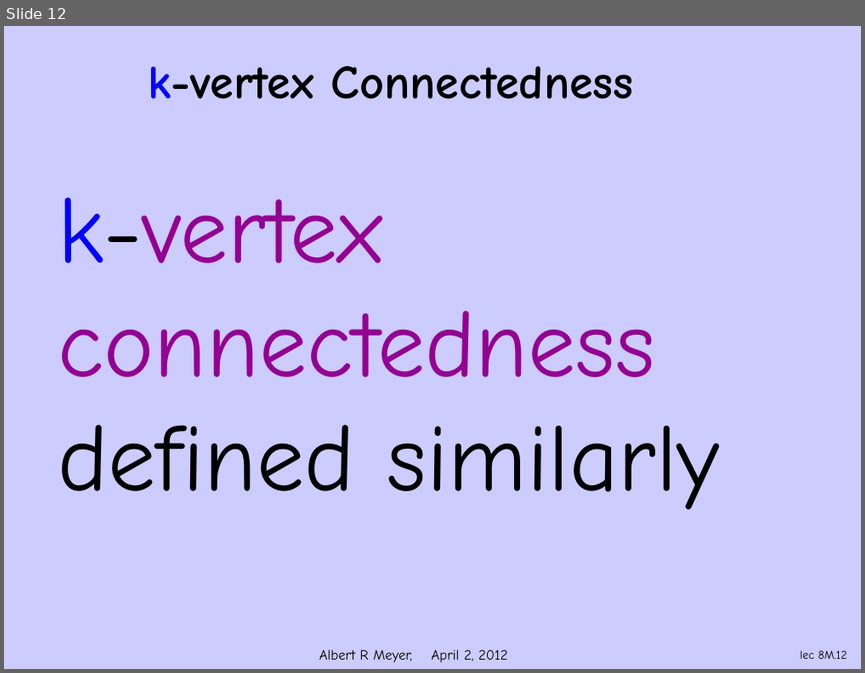
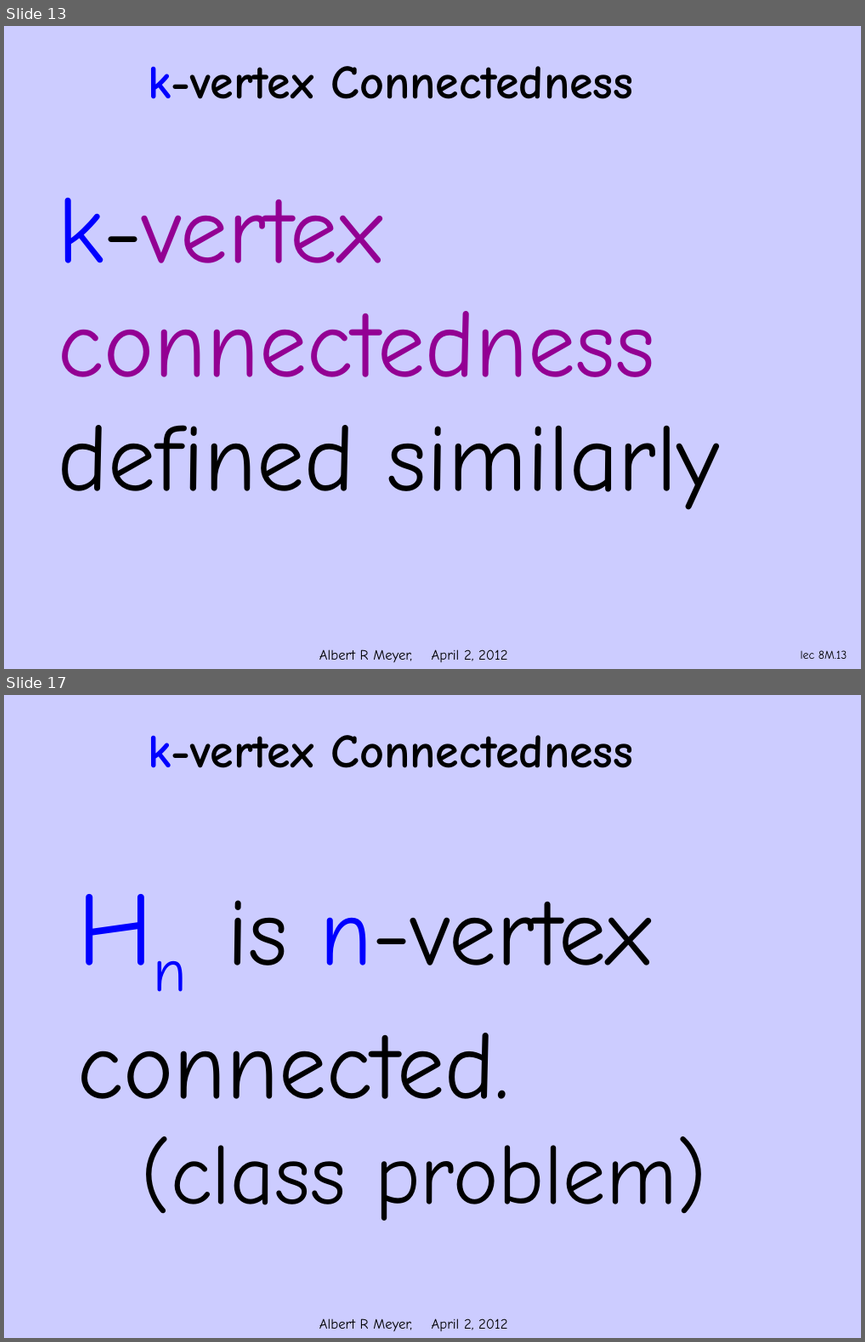
Before and after one commit to armeyer/mcs_web, a slide deck: spring12/slidesS12/simple-k-connect.pptx. Shown one above the other, each under a label of ours: slide 12 before the commit, slides 13 and 17 after it; the slides between them are not shown. The pictures are 865x673 and 865x1342 pixels, drawn with LibreOffice and Linux fonts; fonts in the diff are those of the drawing; background and template pictures are left out. Boxes give left, top, right and bottom in pixels: in the first picture for what was removed or moved away, otherwise in the second. Text is boxed around its words. In the diff, an @@ line names an element or a change of style, - is before the commit and + after.

```diff
--- a/spring12/slidesS12/simple-k-connect.pptx
+++ b/spring12/slidesS12/simple-k-connect.pptx
@@ slide 17 added at (x1=4, y1=695, x2=861, y2=1338), background #CCCCFF; not listed: 1 template element that a slide beside it also shows @@
@@ title added at (x1=148, y1=735, x2=633, y2=768), 40 pt, text #000000, bold @@
+k-vertex Connectedness
@@ text added at (x1=77, y1=900, x2=706, y2=1220), 80 pt, text #000000 @@
+Hn is n-vertex connected.
+(class problem)
@@ what was slide 12 is now slide 13 @@
@@ page number at (x1=800, y1=650, x2=847, y2=658): text changed @@
-lec 8M.12
+lec 8M.13
```
Also in this commit, not shown: 3 slides changed, 2 other slides added, 3 other files.
